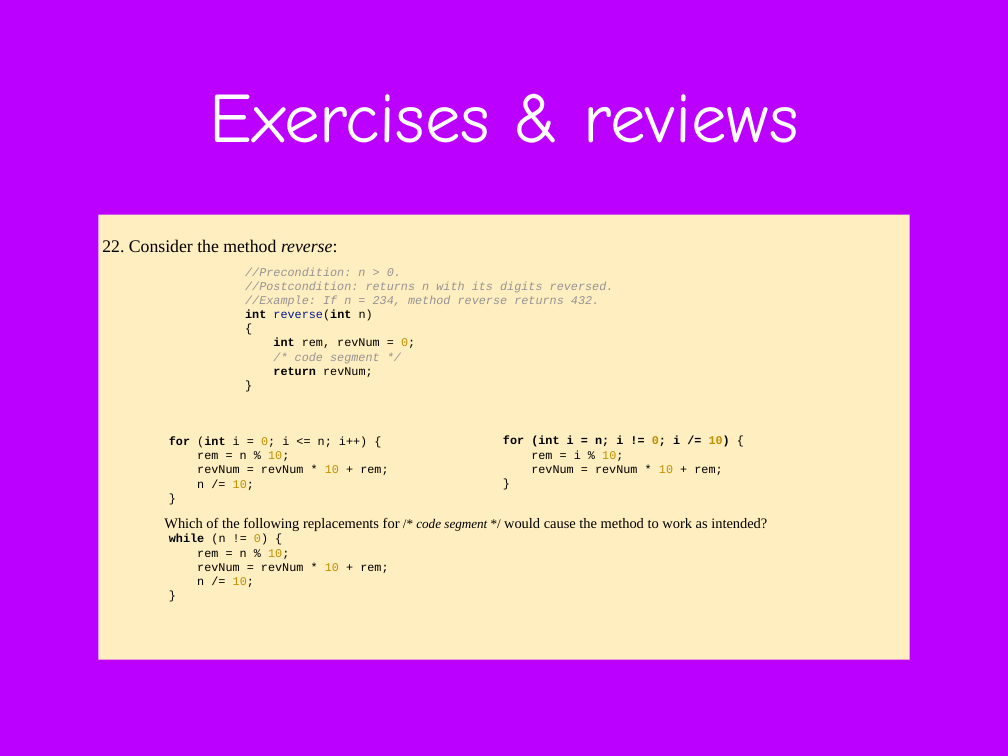
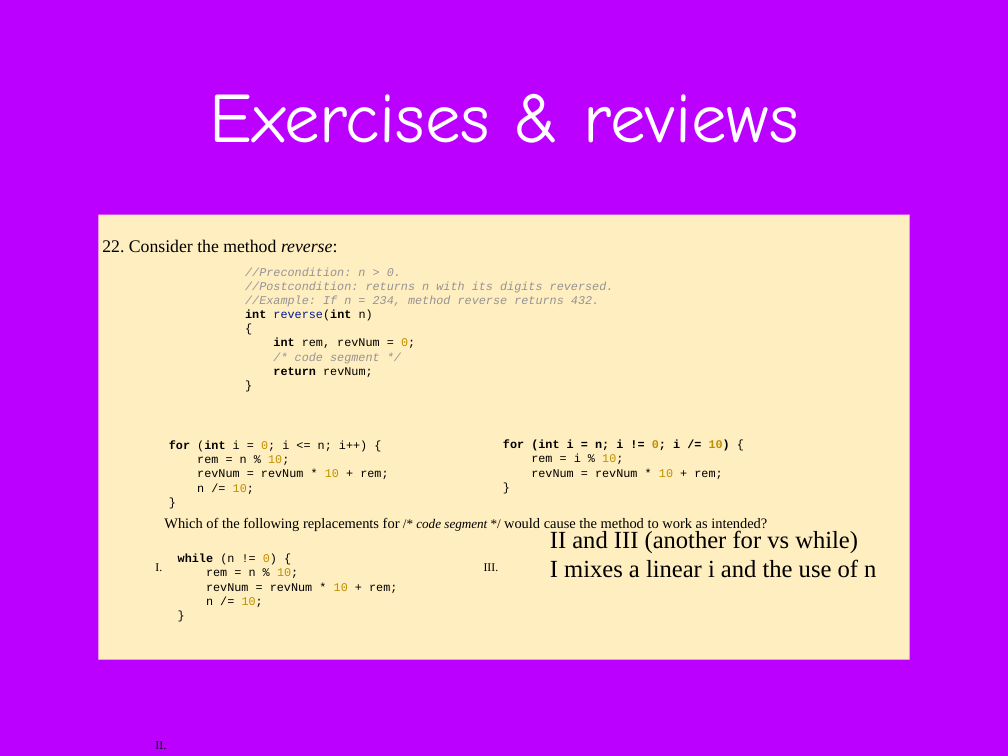
Before and after one commit to difficultcho/AP-A-2018.01.27--, a slide deck: slide 62 of AP计算机A-2018.01.27-张淼.pptx (slide 61 before the commit). Drawn at 1008x756 pixels with LibreOffice and Linux fonts; fonts in the diff are those of the drawing; background and template pictures are left out. Boxes give left, top, right and bottom in pixels: in the first picture for what was removed or moved away, otherwise in the second. Text is boxed around its words. In the diff, an @@ line names an element or a change of style, - is before the commit and + after.

```diff
--- a/AP计算机A-2018.01.27-张淼.pptx
+++ b/AP计算机A-2018.01.27-张淼.pptx
@@ text "for (int i = 0; ..." moved from (x1=169, y1=437, x2=388, y2=490) to (x1=169, y1=441, x2=388, y2=494) @@
@@ text "for (int i = n; ..." moved from (x1=503, y1=436, x2=730, y2=475) to (x1=503, y1=440, x2=730, y2=479) @@
@@ text added at (x1=550, y1=530, x2=876, y2=578), 25 pt, text #000000 @@
+II and III (another for vs while)
+I mixes a linear i and the use of n
@@ text at (x1=155, y1=563, x2=499, y2=571): paragraphs added @@
+I. III.
+II.
@@ text "while (n != 0) {" moved from (x1=169, y1=534, x2=388, y2=587) to (x1=178, y1=554, x2=397, y2=607) @@
```
Also in this commit, not shown: 32 other slides changed, 2 slides added.
